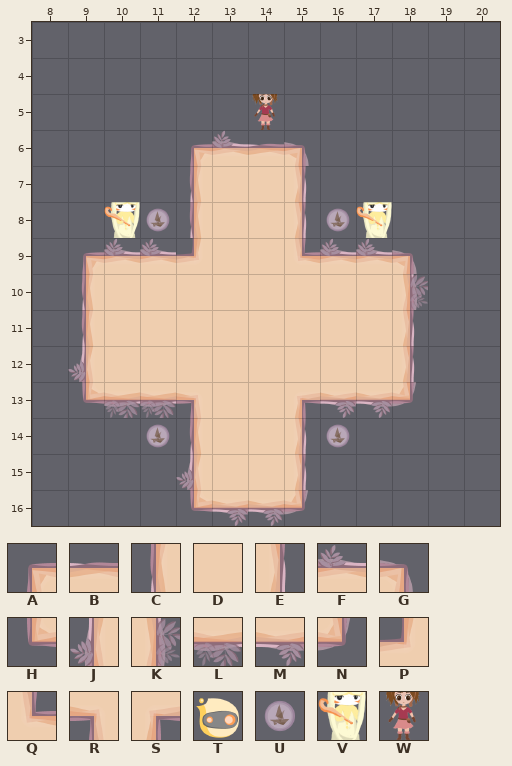
Two states of a Tiled map, LibGDX/core/assets/Levels/level12.tmx. The picture above was drawn from the file before the commit.
Cells are 128x128 px. Shown: x 8..20, y 3..16.
Key: from "ground tile 2-01": A 0, B 2, C 11, D 12, E 14, F 17, G 19, H 33, J 38, K 41, L 50, M 51, N 52, P 55, Q 56, R 66, S 67; from "newTile": T 58 "undermonster", U 67 "ship", V 68 "overmonster", W 69 "player".
_ is an empty cell.
Objects are placed by their top-left corner, in cells (3,4 is the top-left corner of cell 3,4); size is 1x1 cell unless given.
Layer "Ground" before, first column x 8:
 3 _____________
 4 _____________
 5 _____________
 6 ____AFBG_____
 7 ____CDDE_____
 8 ____CDDE_____
 9 _AFFPDDQFFG__
10 _CDDDDDDDDK__
11 _CDDDDDDDDE__
12 _JDDDDDDDDE__
13 _HLLRDDSMMN__
14 ____CDDE_____
15 ____JDDE_____
16 ____HMMN_____
Objects on layer "Monster" before:
V "4" at 17,8
V "3" at 10,8
T "1" at 16,10
T "2" at 11,12
New version:
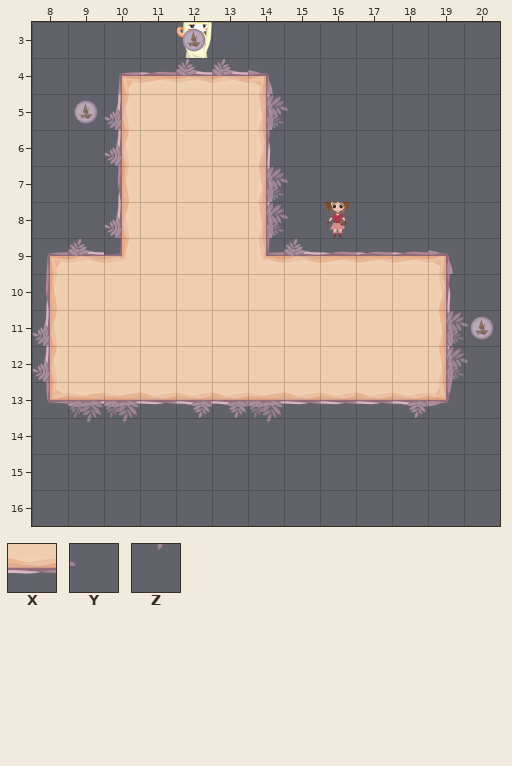
Further tiles: from "ground tile 2-01": X 35, Y 42, Z 61.
Edits made:
Layer "Monster":
A new object: V "3" at 12,3.
A new object: T "1" at 10.5,8.
Object V "4" at 17,8 is removed.
Object V "3" at 10,8 is removed.
Layer "Object":
The author put tile U in row 3 at x 12; in row 5 at x 9; in row 11 at x 20.
Tile U becomes tile W in row 8 at x 16.
Tile U is removed in row 8 at x 11; in row 14 at x 11 and 16.
Tile W is removed in row 5 at x 14.
Layer "Ground":
The author put tile A in row 4 at x 10; in row 9 at x 8.
Tile F becomes tile B in row 9 at x 16 to 17.
Tile G becomes tile B in row 9 at x 18.
The author put tile B in row 4 at x 11.
The author put tile C in row 7 at x 10; in row 10 at x 8.
Tile A becomes tile D in row 6 at x 12.
Tile C becomes tile D in rows 7 to 8 at x 12; in rows 10 to 11 at x 9.
Tile E becomes tile D in rows 11 to 12 at x 18.
Tile F becomes tile D in row 6 at x 13; in row 9 at x 11.
Tile J becomes tile D in row 12 at x 9.
Tile K becomes tile D in row 10 at x 18.
Tile P becomes tile D in row 9 at x 12.
The author put tile D in row 5 at x 11 to 13; in rows 6 to 8 at x 11.
Tile B becomes tile E in row 6 at x 14.
The author put tile E in row 10 at x 19.
Tile A becomes tile F in row 9 at x 9.
Tile Q becomes tile F in row 9 at x 15.
The author put tile F in row 4 at x 12 to 13.
The author put tile G in row 4 at x 14; in row 9 at x 19.
The author put tile H in row 13 at x 8.
The author put tile J in rows 5 to 6 at x 10; in row 8 at x 10; in rows 11 to 12 at x 8.
Tile D becomes tile K in rows 7 to 8 at x 14.
The author put tile K in row 5 at x 14; in rows 11 to 12 at x 19.
Tile D becomes tile L in row 13 at x 14.
Tile H becomes tile L in row 13 at x 9.
Tile D becomes tile M in row 13 at x 13.
Tile N becomes tile M in row 13 at x 18.
Tile R becomes tile M in row 13 at x 12.
The author put tile N in row 13 at x 19.
Tile F becomes tile P in row 9 at x 10.
Tile D becomes tile Q in row 9 at x 14.
Tile L becomes tile X in row 13 at x 11.
Tile M becomes tile X in row 13 at x 16 to 17.
Tile S becomes tile X in row 13 at x 15.
Tile E becomes tile Y in rows 7 to 8 at x 15.
The author put tile Y in row 11 at x 20.
Tile D becomes tile Z in row 14 at x 14.
Tile C is removed in row 14 at x 12.
Tile D is removed in row 14 at x 13; in row 15 at x 13 to 14.
Tile E is removed in rows 14 to 15 at x 15.
Tile G is removed in row 6 at x 15.
Tile H is removed in row 16 at x 12.
Tile J is removed in row 15 at x 12.
Tile M is removed in row 16 at x 13 to 14.
Tile N is removed in row 16 at x 15.
Boxes around the changes in both pictures, in picture pixels (x1, y1, x2, y2):
changed: (32, 22, 494, 526)
